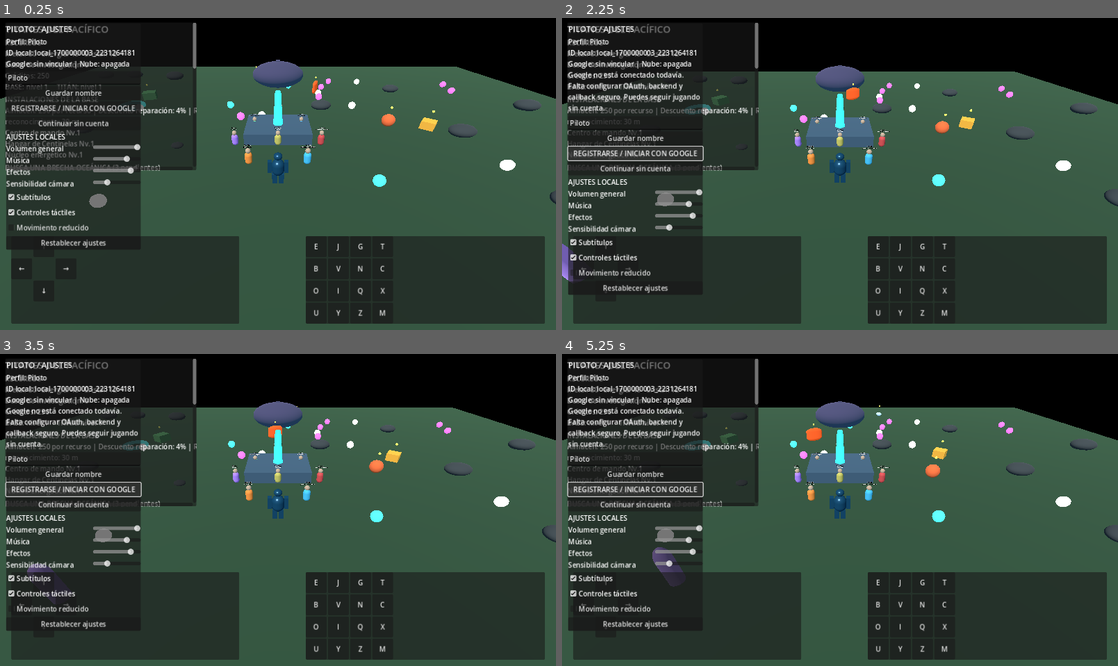
Above: before the commit, frames 1-4 (two rows, left to right).
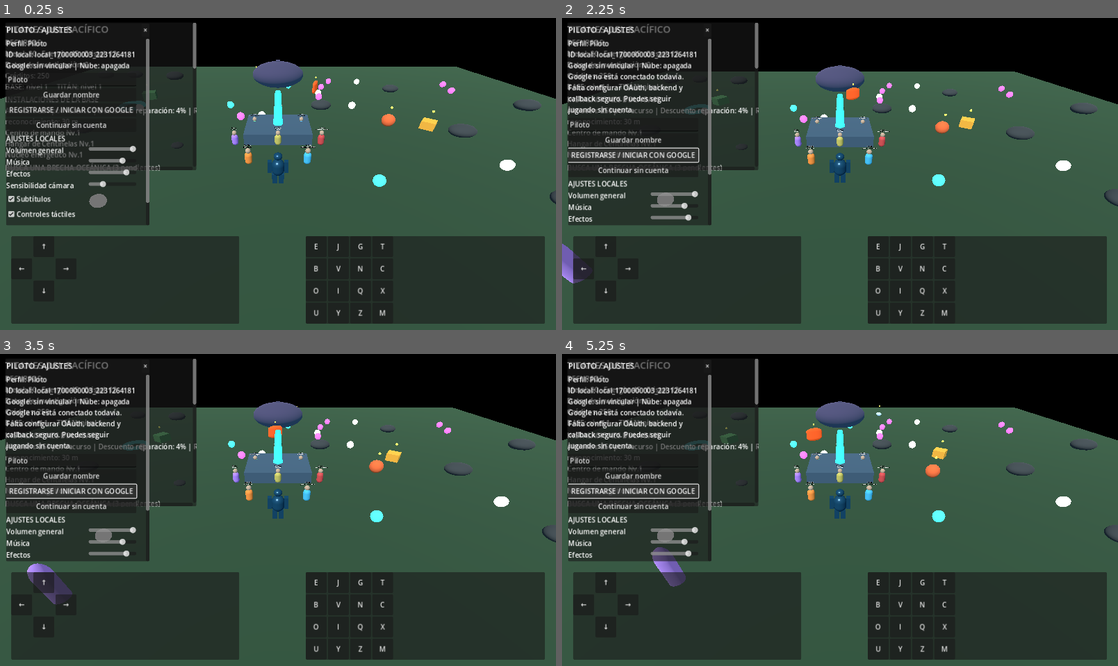
Above: after the commit, the same moments.

Repository: edwjacpinros2012-dev/Titanes-del-Pac-fico-
Game: Godot game, scene res://scenes/main.tscn
Two runs of this game, one before a commit and one after it. Both use one fixed random seed, a clock stepped at 60 frames per second and the inputs below.
Inputs (mouse positions are in pixels of both pictures, inside the frame that each line leads up to):
- Up to frame 1 (0.25 s): no input
- Up to frame 2 (2.25 s): click (706, 30) at 0.5 s, where only the run after the commit has a clickable "×"; click (595, 30) at 1.25 s, where only the run after the commit has a clickable "Cuenta / ajustes"; click "REGISTRARSE / INICIAR CON GOO…" at 2 s
- Up to frame 3 (3.5 s): click "REGISTRARSE / INICIAR CON GOO…" at 2.75 s
- Up to frame 4 (5.25 s): click "REGISTRARSE / INICIAR CON GOO…" at 3.5 s; click "Guardar nombre" at 4.25 s; click "REGISTRARSE / INICIAR CON GOO…" at 5 s

The runs differ from the first frame. In frame 1, 4.8% of the frame differs, in the area x 1-27%, y 2-75%; in frame 2, 6.2%; in frame 3, 6.4%, in the area x 0-27%, y 2-89%; in frame 4, 6.4%.

Commit message:
Make account settings panel scrollable and dismissible

Diff:
--- a/scripts/accounts/account_ui.gd
+++ b/scripts/accounts/account_ui.gd
@@ -4,6 +4,7 @@
 var name_input: LineEdit
 var settings_box: VBoxContainer
 var panel_container: PanelContainer
+var reopen_button: Button
 
 func _ready() -> void:
 	layer = 80
@@ -13,14 +14,30 @@
 	panel_container = PanelContainer.new()
 	panel_container.name = "AccountSettingsPanel"
 	panel_container.position = Vector2(14, 14)
-	panel_container.custom_minimum_size = Vector2(310, 0)
+	panel_container.custom_minimum_size = Vector2(330, 0)
+	panel_container.size = Vector2(330, 0)
 	add_child(panel_container)
-	var column := VBoxContainer.new()
-	panel_container.add_child(column)
+	var panel_column := VBoxContainer.new()
+	panel_container.add_child(panel_column)
+	var header := HBoxContainer.new()
+	panel_column.add_child(header)
 	var title := Label.new()
 	title.text = "PILOTO / AJUSTES"
 	title.add_theme_font_size_override("font_size", 18)
-	column.add_child(title)
+	title.size_flags_horizontal = Control.SIZE_EXPAND_FILL
+	header.add_child(title)
+	var close_button := Button.new()
+	close_button.text = "×"
+	close_button.tooltip_text = "Ocultar panel para jugar"
+	close_button.pressed.connect(_hide_panel)
+	header.add_child(close_button)
+	var scroll := ScrollContainer.new()
+	scroll.custom_minimum_size = Vector2(0, 430)
+	scroll.size_flags_vertical = Control.SIZE_EXPAND_FILL
+	panel_column.add_child(scroll)
+	var column := VBoxContainer.new()
+	column.custom_minimum_size = Vector2(300, 0)
+	scroll.add_child(column)
 	status_label = Label.new()
 	status_label.autowrap_mode = TextServer.AUTOWRAP_WORD_SMART
 	status_label.text = _profile_summary()
@@ -57,10 +74,24 @@
 	reset.text = "Restablecer ajustes"
 	reset.pressed.connect(SettingsManager.reset_settings)
 	column.add_child(reset)
+	reopen_button = Button.new()
+	reopen_button.text = "Cuenta / ajustes"
+	reopen_button.position = Vector2(14, 14)
+	reopen_button.visible = false
+	reopen_button.pressed.connect(_show_panel)
+	add_child(reopen_button)
 	AccountManager.authentication_status_changed.connect(_on_status)
 	AccountManager.profile_changed.connect(_on_profile_changed)
 	SettingsManager.settings_changed.connect(_refresh_settings)
 	_refresh_settings(SettingsManager.settings)
+
+func _hide_panel() -> void:
+	panel_container.visible = false
+	reopen_button.visible = true
+
+func _show_panel() -> void:
+	panel_container.visible = true
+	reopen_button.visible = false
 
 func _add_slider(label_text: String, setting_key: String, min_value := 0.0, max_value := 1.0) -> void:
 	var row := HBoxContainer.new()
